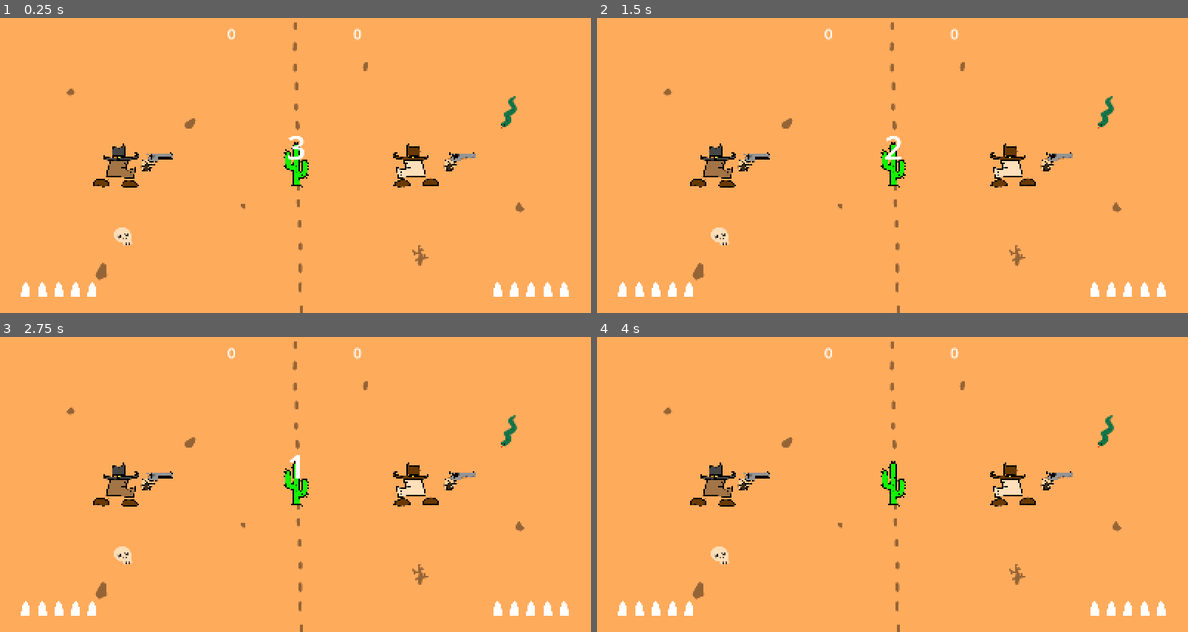
Above: before the commit, frames 1-4 (two rows, left to right).
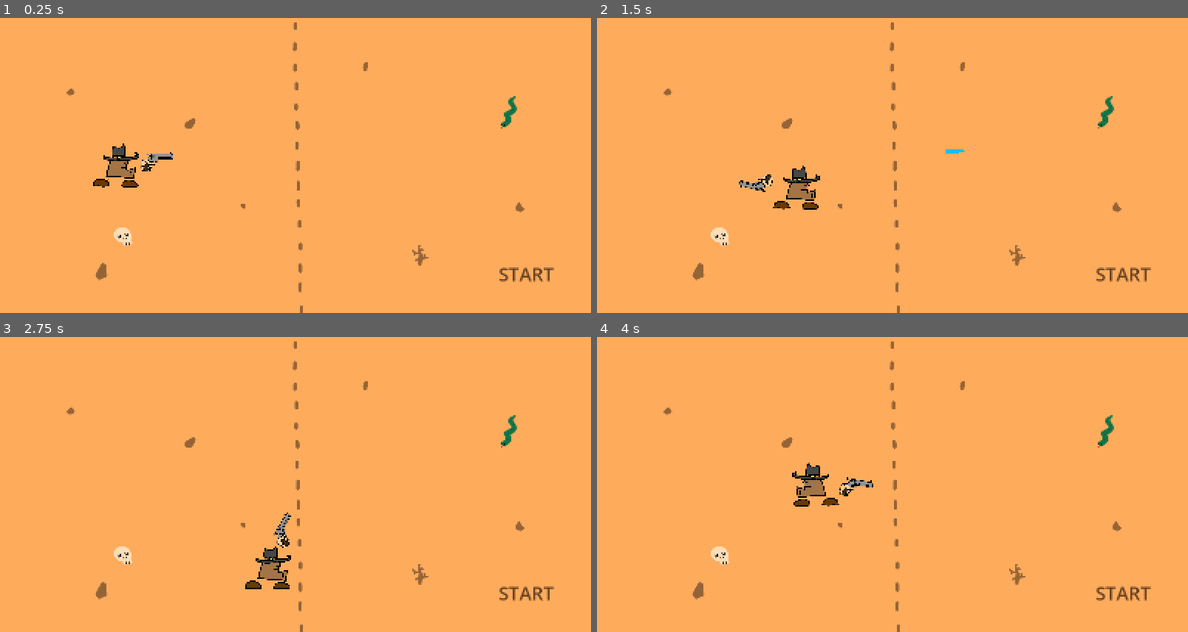
Above: after the commit, the same moments.

Repository: scrr-az/JD_prelim_proj
Game: Godot game, scene res://scenes/main.tscn
Two runs of this game, one before a commit and one after it. Both use one fixed random seed, a clock stepped at 60 frames per second and the inputs below. Before the commit the project starts from res://scenes/level1.tscn. The engine's default icon, where the game draws it, is replaced by a stand-in: a white triangle on a blue panel in a dark square. Sound files missing from this copy of the repository are replaced by a short silence.
Inputs (mouse positions are in pixels of both pictures, inside the frame that each line leads up to):
- Up to frame 1 (0.25 s): no input
- Up to frame 2 (1.5 s): tap Enter at 0.5 s; move the mouse to (1022, 150) at 0.52 s; hold D (p1_right) 0.53-1.28 s; click (1022, 150) at 0.6 s; move the mouse to (774, 180) at 1.27 s; hold S (p1_down) from 1.28 s (still down); tap Down (p2_down) at 1.35 s
- Up to frame 3 (2.75 s): move the mouse to (354, 419) at 2.02 s; release S (p1_down) at 2.03 s; hold D (p1_right) from 2.03 s (still down); hold Left (p2_left) from 2.03 s (still down)
- Up to frame 4 (4 s): move the mouse to (862, 543) at 2.77 s; release D (p1_right) at 2.78 s; release Left (p2_left) at 2.78 s; hold W (p1_up) 2.78-3.53 s; tap Right (p2_right) at 2.85 s; move the mouse to (1069, 528) at 3.52 s; hold A (p1_left) from 3.53 s (still down); hold Up (p2_up) from 3.53 s (still down)

The runs differ from the first frame. In frame 1, 2.0% of the frame differs, in the area x 3-97%, y 3-95%; in frame 2, 3.4%; in frame 3, 3.3%; in frame 4, 3.3%.

Commit message:
added main menu

Diff:
--- a/project.godot
+++ b/project.godot
@@ -11,7 +11,7 @@
 [application]
 
 config/name="jogos digitais p1"
-run/main_scene="res://scenes/level1.tscn"
+run/main_scene="uid://ucm30m8juyws"
 config/features=PackedStringArray("4.7", "Forward Plus")
 config/icon="res://sprites/icon.svg"
 
--- a/scenes/bullet.tscn
+++ b/scenes/bullet.tscn
@@ -19,6 +19,7 @@
 
 [node name="BulletArea2D" type="Area2D" parent="." unique_id=100370255 groups=["bullet"]]
 visibility_layer = 4
+collision_layer = 4
 collision_mask = 10
 
 [node name="BulletCollisionShape2D" type="CollisionShape2D" parent="BulletArea2D" unique_id=1006762218]
--- a/scenes/main.tscn
+++ b/scenes/main.tscn
@@ -1,3 +1,72 @@
-[gd_scene format=3 uid="uid://das8u5hnia4py"]
+[gd_scene format=3 uid="uid://ucm30m8juyws"]
 
-[node name="LevelRoot" type="Node2D" unique_id=1135476243]
+[ext_resource type="PackedScene" uid="uid://dnf42cckajsdu" path="res://scenes/player_1.tscn" id="1_o5qli"]
+[ext_resource type="Script" uid="uid://dnnd3cjr0nfl0" path="res://scripts/start_menu.gd" id="1_sugp2"]
+[ext_resource type="Texture2D" uid="uid://b803s5spurveh" path="res://sprites/bg.png" id="2_0wfyh"]
+
+[sub_resource type="RectangleShape2D" id="RectangleShape2D_b3qua"]
+size = Vector2(147, 38)
+
+[sub_resource type="RectangleShape2D" id="RectangleShape2D_8hn45"]
+size = Vector2(21, 800.5)
+
+[sub_resource type="RectangleShape2D" id="RectangleShape2D_ub6hr"]
+size = Vector2(1621, 10)
+
+[node name="StartMenu" type="Node2D" unique_id=1135476243]
+script = ExtResource("1_sugp2")
+
+[node name="Player1" parent="." unique_id=658639154 instance=ExtResource("1_o5qli")]
+
+[node name="StartArea" type="Area2D" parent="." unique_id=1508516496]
+position = Vector2(626, 296)
+collision_mask = 4
+
+[node name="Label" type="Label" parent="StartArea" unique_id=969942260]
+offset_left = -76.0
+offset_top = -36.0
+offset_right = 73.0
+offset_bottom = 33.0
+theme_override_colors/font_color = Color(0.38647342, 0.25077, 0.12355999, 1)
+theme_override_font_sizes/font_size = 50
+text = "START"
+
+[node name="CollisionShape2D" type="CollisionShape2D" parent="StartArea" unique_id=1512974922]
+position = Vector2(-0.5, 0)
+shape = SubResource("RectangleShape2D_b3qua")
+
+[node name="Camera2D" type="Camera2D" parent="." unique_id=288225239]
+
+[node name="Wall2" type="StaticBody2D" parent="." unique_id=774032764]
+position = Vector2(-800, 0)
+
+[node name="CollisionShape2D" type="CollisionShape2D" parent="Wall2" unique_id=1594375686]
+position = Vector2(-11, 0.5)
+shape = SubResource("RectangleShape2D_8hn45")
+
+[node name="Wall3" type="StaticBody2D" parent="." unique_id=1263993952]
+position = Vector2(0, 400)
+
+[node name="CollisionShape2D" type="CollisionShape2D" parent="Wall3" unique_id=2098460797]
+position = Vector2(-1.5, 5)
+shape = SubResource("RectangleShape2D_ub6hr")
+
+[node name="Wall5" type="StaticBody2D" parent="." unique_id=1504113123]
+position = Vector2(11, 0)
+
+[node name="CollisionShape2D" type="CollisionShape2D" parent="Wall5" unique_id=1558183293]
+position = Vector2(-11, 0.5)
+shape = SubResource("RectangleShape2D_8hn45")
+
+[node name="Wall4" type="StaticBody2D" parent="." unique_id=961183471]
+position = Vector2(-3, -410)
+
+[node name="CollisionShape2D" type="CollisionShape2D" parent="Wall4" unique_id=1793549856]
+position = Vector2(-1.5, 5)
+shape = SubResource("RectangleShape2D_ub6hr")
+
+[node name="Background" type="Sprite2D" parent="." unique_id=292252835]
+show_behind_parent = true
+texture = ExtResource("2_0wfyh")
+
+[connection signal="area_entered" from="StartArea" to="." method="_on_start_area_area_entered"]
--- a/scenes/player_2.tscn
+++ b/scenes/player_2.tscn
@@ -55,6 +55,7 @@
 
 [node name="Area2D" type="Area2D" parent="." unique_id=3262312 groups=["player"]]
 collision_layer = 2
+collision_mask = 5
 
 [node name="CollisionShape2D" type="CollisionShape2D" parent="Area2D" unique_id=1258051321]
 position = Vector2(0.5, 0)
--- a/scenes/ui.tscn
+++ b/scenes/ui.tscn
@@ -25,6 +25,7 @@
 offset_right = 653.0
 offset_bottom = 95.0
 offset_transform_position = Vector2(-2.185, 0)
+theme_override_colors/font_color = Color(0.3882353, 0.2509804, 0.1254902, 1)
 theme_override_font_sizes/font_size = 40
 
 [node name="PointsPlayer2" type="Label" parent="." unique_id=713454456]
@@ -33,6 +34,7 @@
 offset_top = 40.0
 offset_right = 994.0
 offset_bottom = 95.0
+theme_override_colors/font_color = Color(0.3882353, 0.2509804, 0.1254902, 1)
 theme_override_font_sizes/font_size = 40
 
 [node name="Countdown" type="Control" parent="." unique_id=1442688542]
@@ -50,11 +52,13 @@
 [node name="CountdownLabel" type="Label" parent="Countdown" unique_id=409602526]
 process_mode = 3
 layout_mode = 0
-offset_left = -78.0
-offset_top = -61.0
-offset_right = 83.0
-offset_bottom = 63.0
-theme_override_font_sizes/font_size = 90
+offset_left = -262.0
+offset_top = -226.0
+offset_right = 274.0
+offset_bottom = 183.0
+theme_override_colors/font_color = Color(0.3882353, 0.2509804, 0.1254902, 1)
+theme_override_constants/outline_size = 16
+theme_override_font_sizes/font_size = 300
 horizontal_alignment = 1
 
 [node name="ContainerBullets1" type="HBoxContainer" parent="." unique_id=137357497]
--- a/scripts/player.gd
+++ b/scripts/player.gd
@@ -125,7 +125,7 @@
 	var next_scene = "res://scenes/level" + str(scene_number + 1) + ".tscn"
 
 	if !ResourceLoader.exists(next_scene):
-		next_scene = "res://scenes/level1.tscn"
+		next_scene = "res://scenes/main.tscn"
 
 	get_tree().change_scene_to_file(next_scene)
 
--- /dev/null
+++ b/scripts/start_menu.gd
@@ -0,0 +1,4 @@
+extends Node2D
+
+func _on_start_area_area_entered(_area: Area2D) -> void:
+	get_tree().call_deferred("change_scene_to_file", "res://scenes/level1.tscn")
Not shown, added: scripts/start_menu.gd.uid
